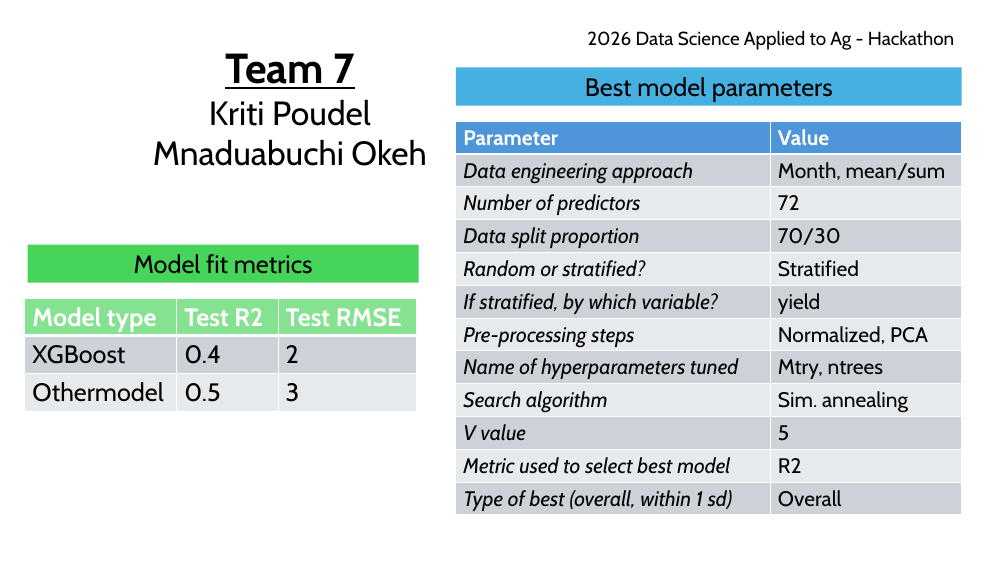
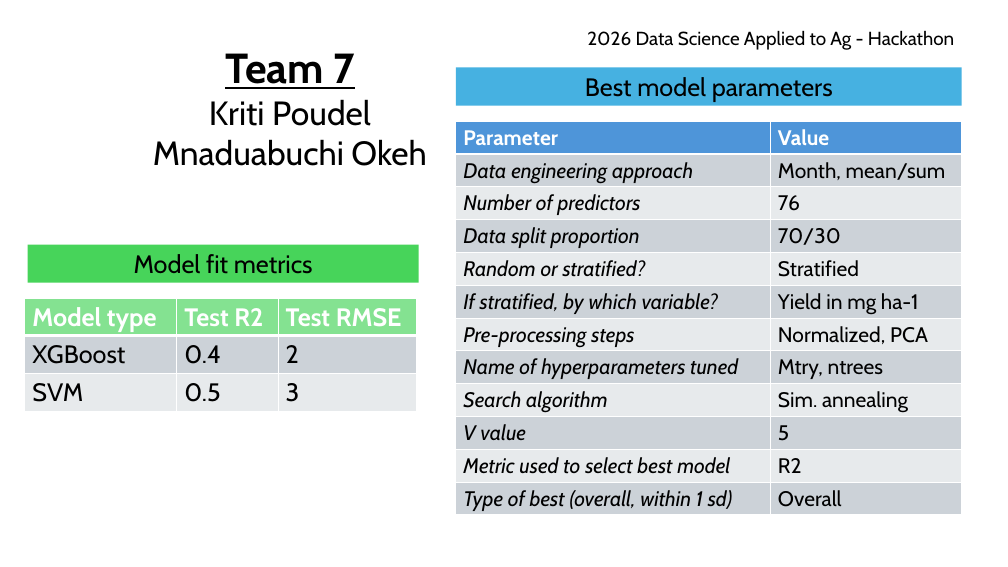
Before and after one commit to KritiPoudel/2026dsa_finalproject_group7, a slide deck: slide 1 of output/2026dsa_teamx.pptx. Drawn at 1008x567 pixels with LibreOffice and Linux fonts; fonts in the diff are those of the drawing. Boxes give left, top, right and bottom in pixels: in the first picture for what was removed or moved away, otherwise in the second. Text is boxed around its words. In the diff, an @@ line names an element or a change of style, - is before the commit and + after.

```diff
--- a/output/2026dsa_teamx.pptx
+++ b/output/2026dsa_teamx.pptx
@@ table at (456,121,962,515) @@
-row 3, column 2: 72
+row 3, column 2: 76
-row 6, column 2: yield
+row 6, column 2: Yield in mg ha-1
@@ table at (25,298,417,411) @@
-row 3, column 1: Othermodel
+row 3, column 1: SVM
```
Also in this commit, not shown: 7 other files.
